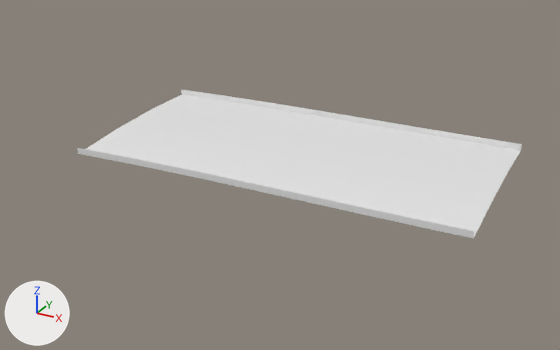
One commit to the glTF model public/assets/gen4/models/track-29.glb: the scene before it, then after it.
One viewpoint serves both versions: a 50 mm lens placed at (328.3, -449.1, 47.2), pointed at (274.7, -351.7, -1.5). The axes (+X, +Y, +Z) are drawn at lower left. The lights are the same throughout. The picture after the commit comes second. Vertices at exactly the same position are counted once.

Objects in the first picture: 'track-29'.
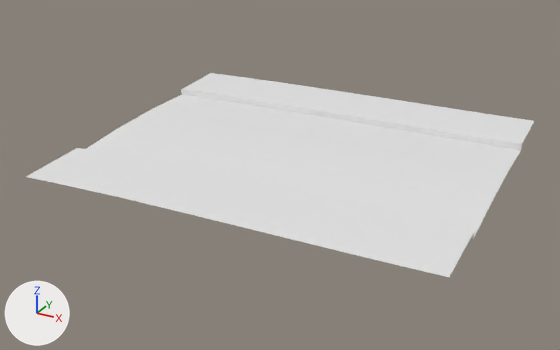
Changed parts and their boxes [x1, y1, x2, y2] in the pictures (560 x 350 px):
'track-29', reshaped (14% wider, 36% taller)
    before: [77, 89, 522, 239]
    after: [26, 73, 534, 277]
part 1 of me_track_29, added
    after: [26, 73, 534, 277]

Edits to the bpy script that builds the scene:
```text
Change me_track_29:
    used by ob_track_29; location = (0.0, 0.0, 0.0)
    remove me_track_29.from_pydata(...)  # 819 vertices, 1488 faces; spans x 244.0..308.5, y -366.7..-331.4, z 1.8..3.1
    add me_track_29.from_pydata(...)  # 945 vertices, 1736 faces; spans x 242.8..309.1, y -378.6..-319.4, z 1.8..3.1
    me_track_29 part 1
    39 vertices are added at x 242.8..296.6, y -378.6..-319.9, z 2.8..3.1
    22 new vertices lie (-0.4, 12.0, 0.0) away from vertices in x 271.0..299.0, y -332.7..-331.8, z 2.8..3.0
    15 new vertices lie (0.4, -12.0, 0.0) away from vertices in x 273.3..299.3, y -365.0..-364.2, z 2.8..3.0
    12 new vertices lie (0.5, -12.0, 0.0) away from vertices in x 266.5..304.4, y -365.3..-364.0, z 2.8..3.0
    11 new vertices lie (-0.5, 12.0, 0.0) away from vertices in x 265.9..303.9, y -332.9..-331.6, z 2.8..3.0
    10 new vertices lie (0.3, -12.0, 0.0) away from vertices in x 282.2..291.2, y -364.7..-364.5, z 2.9
    9 new vertices lie (-0.6, 12.0, 0.0) away from vertices in x 261.8..306.8, y -333.1..-331.4, z 2.8..3.0
    8 new vertices lie (0.6, -12.0, 0.0) away from vertices in x 263.6..308.5, y -365.5..-363.8, z 2.8..3.0
    248 new faces join them
```
